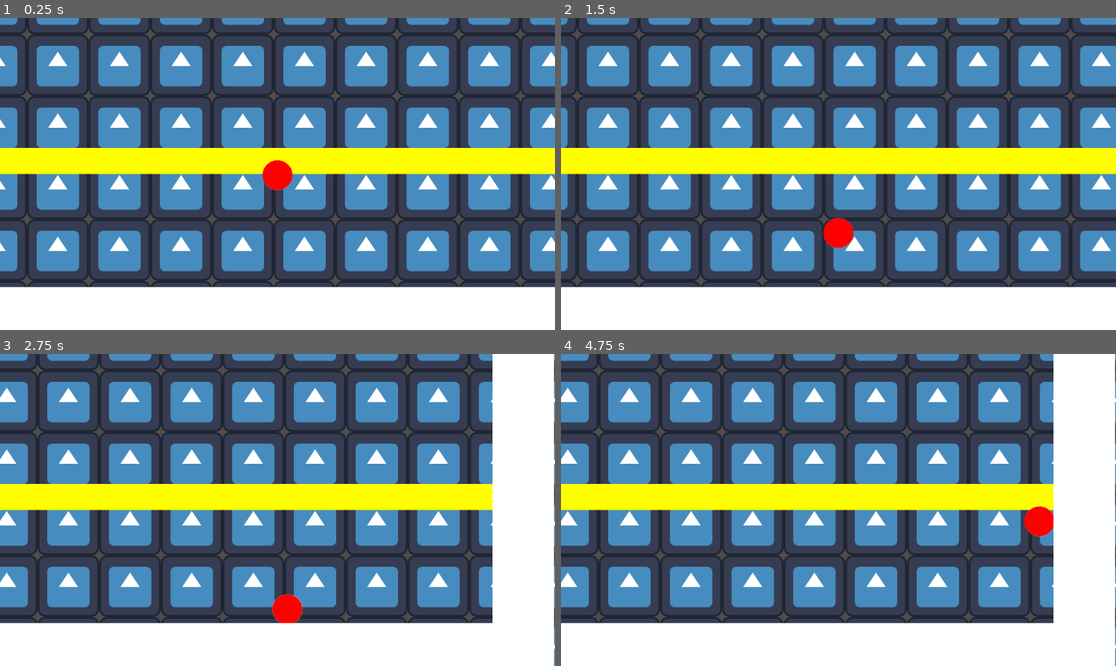
Above: before the commit, frames 1-4 (two rows, left to right).
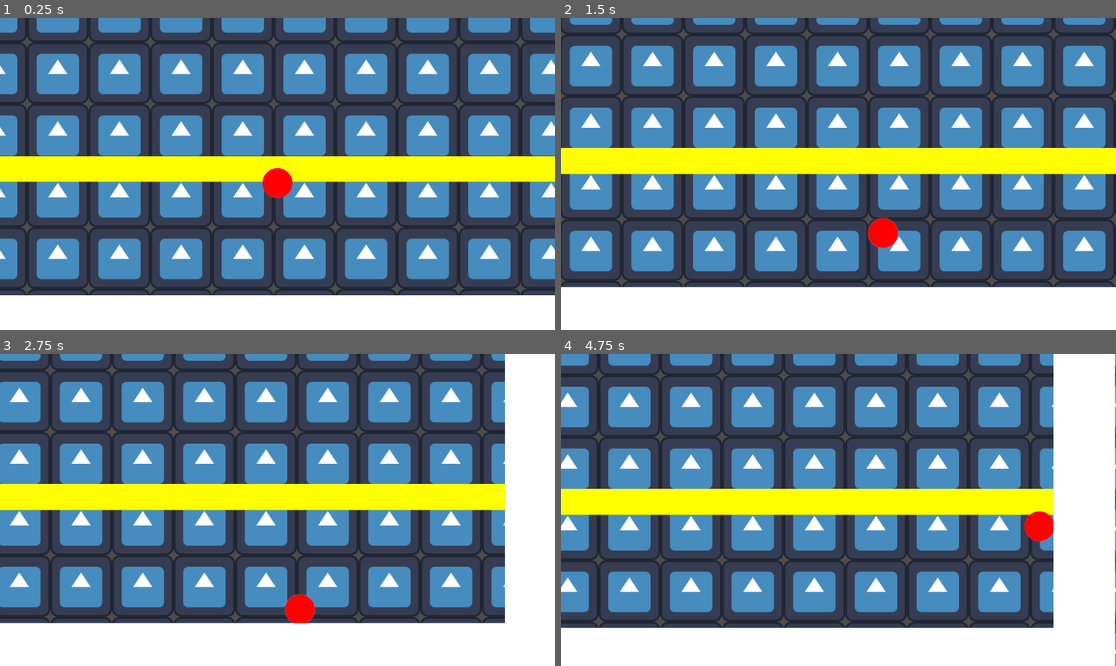
Above: after the commit, the same moments.

Repository: SpaceMonkeyy86/new-scene-game-jam-2025
Game: Godot game, scene res://scene_1.tscn
The game is run twice, just before and just after one commit, with the same random seed, the same clock (stepped at 60 frames per second) and the same inputs. The engine's default icon, where the game draws it, is replaced by a stand-in: a white triangle on a blue panel in a dark square.
Inputs (mouse positions are in pixels of both pictures, inside the frame that each line leads up to):
- Up to frame 1 (0.25 s): no input
- Up to frame 2 (1.5 s): move the mouse to (960, 158) at 0.52 s; press the mouse at (960, 158) at 0.53 s; tap Enter at 1.25 s; move the mouse to (727, 189) at 1.27 s; release the mouse at (727, 189) at 1.28 s; click (727, 189) at 1.35 s
- Up to frame 3 (2.75 s): move the mouse to (333, 441) at 2.02 s; press the mouse at (333, 441) at 2.03 s
- Up to frame 4 (4.75 s): move the mouse to (810, 572) at 2.77 s; release the mouse at (810, 572) at 2.78 s; click (810, 572) at 2.85 s; move the mouse to (1005, 556) at 3.52 s; press the mouse at (1005, 556) at 3.53 s; move the mouse to (672, 463) at 4.27 s; release the mouse at (672, 463) at 4.28 s; click (672, 463) at 4.35 s

The runs differ from the first frame. In frame 1, 34% of the frame differs, in the area x 0-100%, y 0-89%; in frame 2, 40%, in the area x 0-100%, y 0-87%; in frame 3, 31%; in frame 4, 23%.

Commit message:
remove camera drag movement cuz nausea

Diff:
--- a/CharacterController.gd
+++ b/CharacterController.gd
@@ -1,7 +1,7 @@
 extends RigidBody2D
 
 @export var jump_velocity: float = 150
-@export var max_jump_magnitude: float = 1000
+@export var max_jump_magnitude: float = 3000
 @export var camera_panning: float = 0.2
 @export var camera_reset_speed: float = 20
 @export var bonk_velocity: float = 10
@@ -47,7 +47,6 @@
 				click_position = mouse_pos
 
 			if colliding_ledge:
-				print(last_click_time, " - ", calc_ledge_window())
 				if last_click_time >= 0 and last_click_time <= calc_ledge_window():
 					last_click_time = -1
 					click_position = mouse_pos
@@ -84,15 +83,11 @@
 	var mouse_pos: Vector2 = get_viewport().get_mouse_position()
 
 	if click_position:
-		$Camera2D.offset = (mouse_pos - click_position) * camera_panning
-
 		var vel = calc_jump_vector(click_position - mouse_pos)
 		for i in range(num_hints):
 			var t = i * 0.1
 			var pos = position + vel * t + 0.5 * Vector2(0, body_gravity) * t * t
 			hint_positions.append(pos)
-	else:
-		$Camera2D.offset = $Camera2D.offset.move_toward(Vector2.ZERO, camera_reset_speed)
 
 	queue_redraw()
 
--- a/scene_1.tscn
+++ b/scene_1.tscn
@@ -31,6 +31,7 @@
 contact_monitor = true
 max_contacts_reported = 10
 script = ExtResource("1_3sd7o")
+max_jump_magnitude = 1000.0
 
 [node name="Sprite2D" type="Sprite2D" parent="Character"]
 texture = SubResource("GradientTexture2D_3sd7o")
@@ -41,9 +42,10 @@
 
 [node name="Camera2D" type="Camera2D" parent="Character"]
 limit_left = -1400
-limit_top = -1100
 limit_right = 1450
 limit_bottom = 350
+limit_smoothed = true
+position_smoothing_enabled = true
 
 [node name="Background" type="Sprite2D" parent="."]
 show_behind_parent = true
